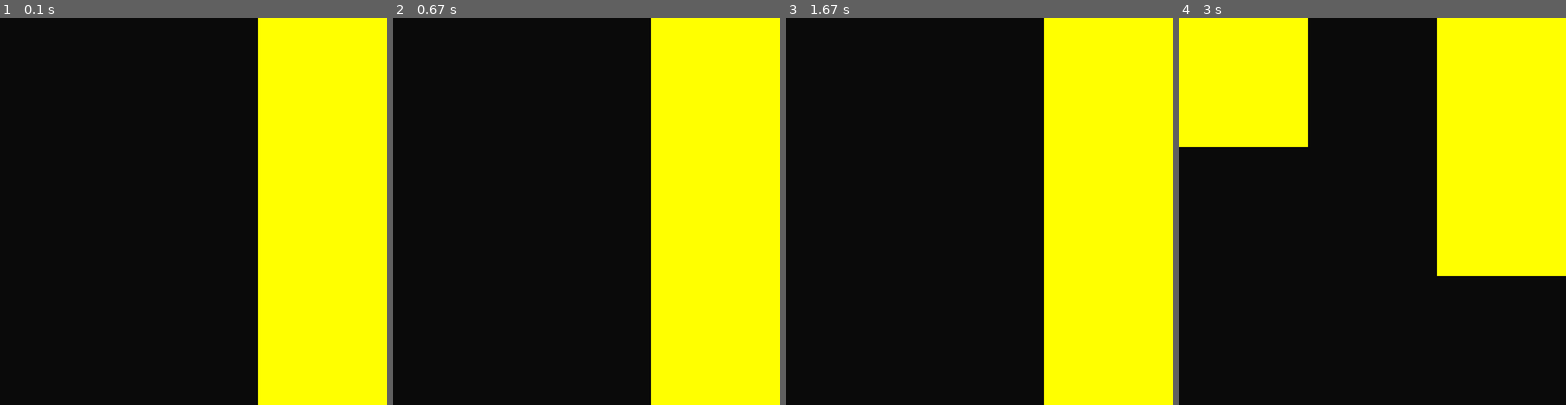
Above: before the commit, frames 1-4 (left to right).
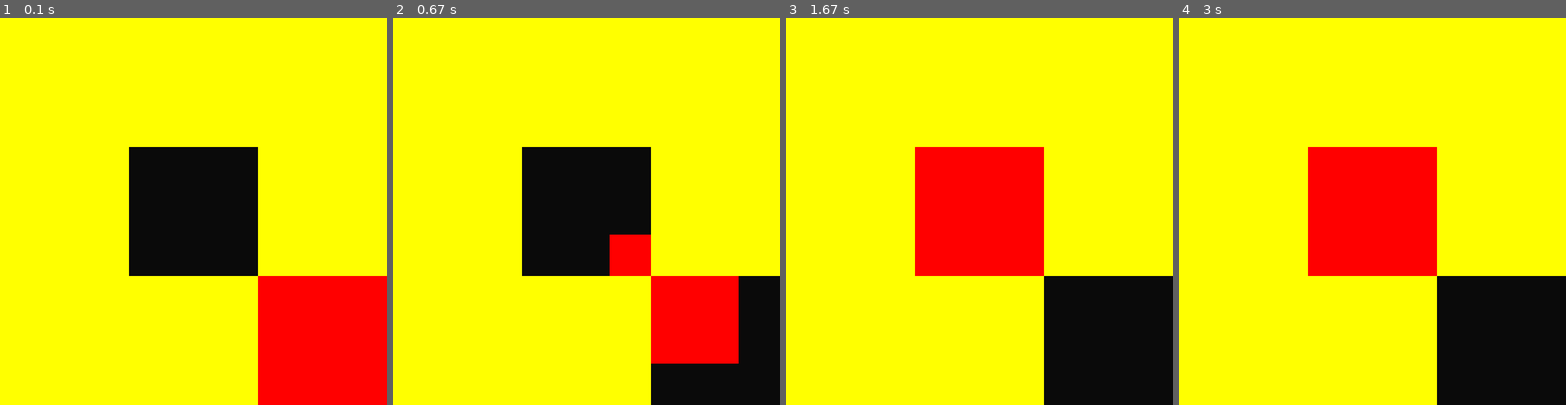
Above: after the commit, the same moments.

Repository: WingedSeal/mazegame
Game: pygame game, started from src/main.py
Same seed, same stepped clock (60 frames per second), same inputs: the game is played once before the commit and once after it.
Inputs:
- Up to frame 1 (0.1 s): no input
- Up to frame 2 (0.67 s): no input
- Up to frame 3 (1.67 s): no input
- Up to frame 4 (3 s): no input

The runs differ from the first frame. In frame 1, 67% of the frame differs, in the area x 0-100%, y 0-100%; in frame 2, 68%; in frame 3, 78%; in frame 4, 56%.

Commit message:
feat: implement animation

Diff:
--- a/src/mazegame/game.py
+++ b/src/mazegame/game.py
@@ -12,7 +12,7 @@
     DEFAULT_WIDTH = 1280
     DEFAULT_HEIGHT = 720
     MAX_FPS = 120
-    MSPT = 2000
+    MSPT = 500
     """Millisecond per tick"""
     TITLE = "Maze Game"
     BG_COLOR = pygame.Color(10, 10, 10)
@@ -60,6 +60,8 @@
         sys.exit()
 
     def tick(self) -> None:
+        for tile in self.moving_tiles:
+            tile.animate(1)
         self.moving_tiles = []
         self.try_move_tile(2, 2, -1, -1)
 
@@ -83,8 +85,9 @@
         t = self.tick_delta_ms / self.MSPT
         for tile in self.moving_tiles:
             tile.animate(t)
-        for y, row in enumerate(self.map.map):
-            for x, tile in enumerate(row):
+
+        for row in self.map.map:
+            for tile in row:
                 if tile is None:
                     continue
 
--- a/src/mazegame/map.py
+++ b/src/mazegame/map.py
@@ -11,10 +11,6 @@
     return int((1 - t) * a[0]) + int(t * b[0]), int((1 - t) * a[1]) + int(t * b[1])
 
 
-def _pos_to_pixel(pos: tuple[int, int], tile_size: int) -> tuple[int, int]:
-    return tile_size * pos[0], tile_size * pos[1]
-
-
 class Tile(ABC, pygame.sprite.Sprite):
     surf: pygame.Surface
     tile_size = 0
@@ -26,6 +22,9 @@
     def init(self, pos: tuple[int, int], tile_size: int) -> None:
         pass
 
+    def _pos_to_pixel(self, pos: tuple[int, int]) -> tuple[int, int]:
+        return self.tile_size * pos[0], self.tile_size * pos[1]
+
     def animate(self, t: float):
         """
         Animate moving tile, default lerp.
@@ -34,9 +33,10 @@
         :param end: end position
         :param t: time range between 0 and 1
         """
-        print()
-        pos = _lerp(self.old_pos, self.pos, t)
-        self.rect.topleft = (self.tile_size * pos[0], self.tile_size * pos[1])
+        pixel_pos = _lerp(
+            self._pos_to_pixel(self.old_pos), self._pos_to_pixel(self.pos), t
+        )
+        self.rect.topleft = pixel_pos
 
 
 class Block(Tile):
@@ -46,7 +46,7 @@
         self.surf = pygame.Surface((tile_size, tile_size))
         self.surf.fill((255, 255, 0))
         self.rect = self.surf.get_rect()
-        self.rect.topleft = (tile_size * pos[0], tile_size * pos[1])
+        self.rect.topleft = self._pos_to_pixel(pos)
 
 
 class ColorFloor(Tile):
@@ -57,11 +57,12 @@
 
 class Player(Tile):
     def init(self, pos: tuple[int, int], tile_size: int) -> None:
+        self.tile_size = tile_size
         self.pos = pos
         self.surf = pygame.Surface((tile_size, tile_size))
-        self.surf.fill((255, 255, 0))
+        self.surf.fill((255, 0, 0))
         self.rect = self.surf.get_rect()
-        self.rect.topleft = (tile_size * pos[0], tile_size * pos[1])
+        self.rect.topleft = self._pos_to_pixel(pos)
 
 
 class Door(Tile):
@@ -93,4 +94,10 @@
         self.height = len(map[0]) if map else 0
 
 
-TEST_MAP = Map([[None, None, Block()], [None, None, Block()], [None, None, Player()]])
+TEST_MAP = Map(
+    [
+        [Block(), Block(), Block()],
+        [Block(), None, Block()],
+        [Block(), Block(), Player()],
+    ]
+)
